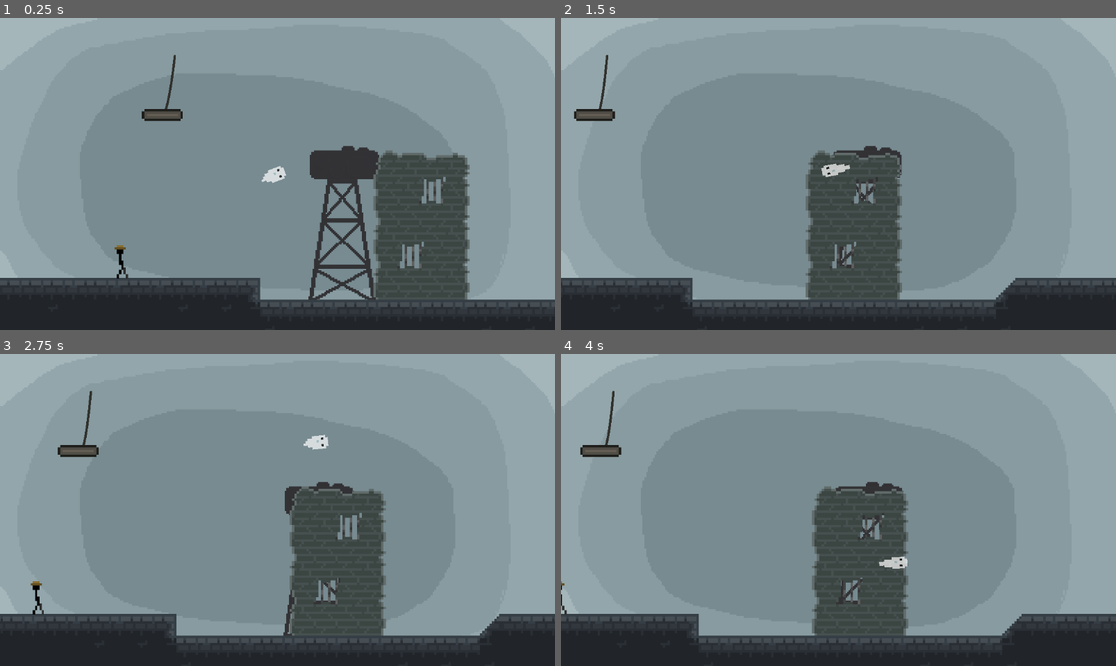
Above: before the commit, frames 1-4 (two rows, left to right).
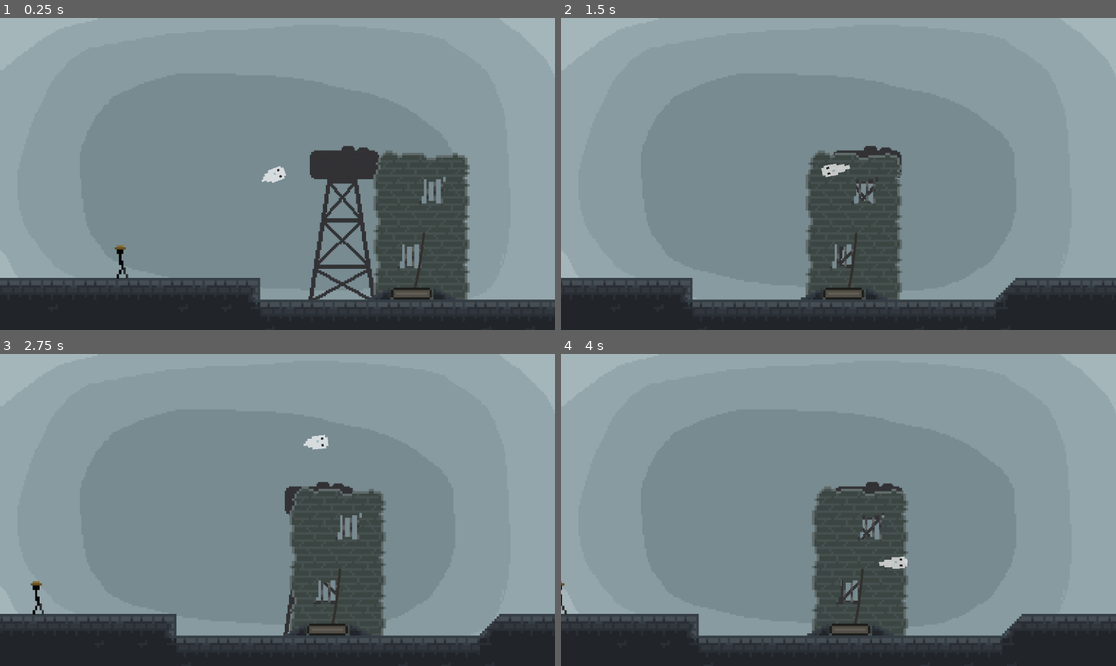
Above: after the commit, the same moments.

Repository: thbop/Spectre
Game: Godot game, scene res://Assets/Scene.tscn
Same seed, same stepped clock (60 frames per second), same inputs: the game is played once before the commit and once after it.
Inputs (mouse positions are in pixels of both pictures, inside the frame that each line leads up to):
- Up to frame 1 (0.25 s): no input
- Up to frame 2 (1.5 s): move the mouse to (960, 158) at 0.52 s; move the mouse to (727, 189) at 1.27 s
- Up to frame 3 (2.75 s): move the mouse to (333, 441) at 2.02 s
- Up to frame 4 (4 s): move the mouse to (810, 572) at 2.77 s; move the mouse to (1005, 556) at 3.52 s

The runs differ from the first frame. In frame 1, 0.6% of the frame differs, in the area x 25-82%, y 11-91%; in frame 2, 0.6%, in the area x 2-58%, y 11-91%; in frame 3, 0.6%; in frame 4, 0.6%.

Commit message:
Walk on elevator

Diff:
--- a/Assets/Elevator.tscn
+++ b/Assets/Elevator.tscn
@@ -5,7 +5,7 @@
 [ext_resource type="PackedScene" uid="uid://p8xnpjbnt6rl" path="res://Assets/Misc/Rope.tscn" id="2_kwhul"]
 
 [sub_resource type="RectangleShape2D" id="RectangleShape2D_a7rjn"]
-size = Vector2(16.8, 5)
+size = Vector2(16.8, 4.9)
 
 [node name="Elevator" type="Node2D"]
 script = ExtResource("1_5qr87")
@@ -17,6 +17,7 @@
 position = Vector2(-27, 124)
 
 [node name="CollisionShape2D" type="CollisionShape2D" parent="Floor"]
+position = Vector2(0, 0.25)
 scale = Vector2(5, 5)
 shape = SubResource("RectangleShape2D_a7rjn")
 
--- a/Assets/Jeff.tscn
+++ b/Assets/Jeff.tscn
@@ -4,8 +4,9 @@
 [ext_resource type="Texture2D" uid="uid://w74mu6l1miyq" path="res://Assets/Graphics/Jeff/idle.png" id="2_bi0pu"]
 [ext_resource type="Texture2D" uid="uid://bnw8p4h1p7kcv" path="res://Assets/Graphics/Jeff/walk.png" id="3_0a1l0"]
 
-[sub_resource type="RectangleShape2D" id="RectangleShape2D_p2ev7"]
-size = Vector2(9, 25)
+[sub_resource type="CapsuleShape2D" id="CapsuleShape2D_1cfi7"]
+radius = 2.5
+height = 25.0
 
 [sub_resource type="AtlasTexture" id="AtlasTexture_3ldma"]
 atlas = ExtResource("2_bi0pu")
@@ -117,7 +118,7 @@
 
 [node name="Shape" type="CollisionShape2D" parent="."]
 position = Vector2(1.5, 0.5)
-shape = SubResource("RectangleShape2D_p2ev7")
+shape = SubResource("CapsuleShape2D_1cfi7")
 
 [node name="Animator" type="AnimatedSprite2D" parent="."]
 position = Vector2(0.666667, 0.333333)
--- a/Assets/Scene.tscn
+++ b/Assets/Scene.tscn
@@ -73,6 +73,14 @@
 4:1/0/physics_layer_0/linear_velocity = Vector2(0, 0)
 4:1/0/physics_layer_0/angular_velocity = 0.0
 4:1/0/physics_layer_0/polygon_0/points = PackedVector2Array(-4.5, 4.5, 4.5, -4.5, 4.5, 4.5)
+5:1/0 = 0
+5:1/0/physics_layer_0/linear_velocity = Vector2(0, 0)
+5:1/0/physics_layer_0/angular_velocity = 0.0
+5:1/0/physics_layer_0/polygon_0/points = PackedVector2Array(4.5, -0.5, -4.5, 4.5, 4.5, 4.5)
+5:0/0 = 0
+5:0/0/physics_layer_0/linear_velocity = Vector2(0, 0)
+5:0/0/physics_layer_0/angular_velocity = 0.0
+5:0/0/physics_layer_0/polygon_0/points = PackedVector2Array(-4.5, -0.5, 4.5, 4.5, -4.5, 4.5)
 
 [sub_resource type="TileSet" id="TileSet_4mull"]
 tile_size = Vector2i(9, 9)
@@ -96,12 +104,12 @@
 scale = Vector2(5, 5)
 tile_set = SubResource("TileSet_4mull")
 format = 2
-layer_0/tile_data = PackedInt32Array(786434, 65537, 0, 85197 …(4081 unchanged characters)… , 0, 786506, 131073, 0, 786507, 65537, 0)
+layer_0/tile_data = PackedInt32Array(786434, 65537, 0, 85197 …(4081 unchanged characters)… , 0, 786506, 131073, 0, 786507, 65537, 0, 786449, 327681, 1, 786452, 327681, 0)
 
 [node name="Objects" type="Node2D" parent="."]
 
 [node name="Elevator" parent="Objects" instance=ExtResource("5_a4rus")]
-position = Vector2(364, 78)
+position = Vector2(881, 447)
 
 [node name="Actors" type="Node2D" parent="."]
 
--- a/Assets/Scripts/Machines/Elevator.gd
+++ b/Assets/Scripts/Machines/Elevator.gd
@@ -2,8 +2,13 @@
 @onready var Rope = $Rope
 @onready var Floor = $Floor
 
+var gravity: int = ProjectSettings.get_setting("physics/2d/default_gravity")
 
 func _process(delta: float) -> void:
 	#Rope.points[0] = get_global_mouse_position()
 
+	if not Floor.is_on_floor():
+		Floor.velocity.y += gravity * delta
+	Floor.move_and_slide()
+
 	Rope.points[-1] = Floor.position
Binary file changed: Assets/Graphics/Sketches/sketch.ase
Binary file changed: Assets/Graphics/Tiles/tiles.png
